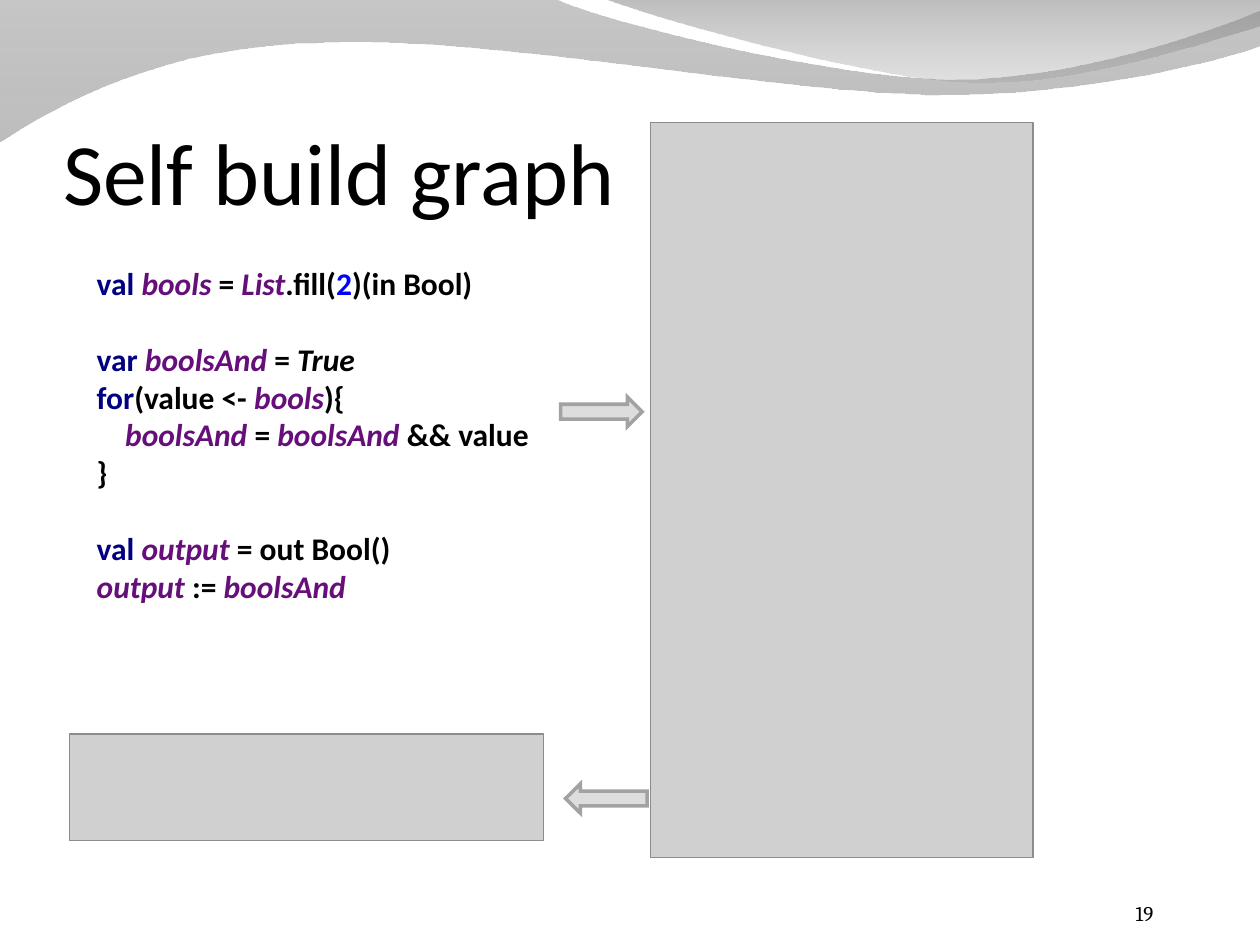
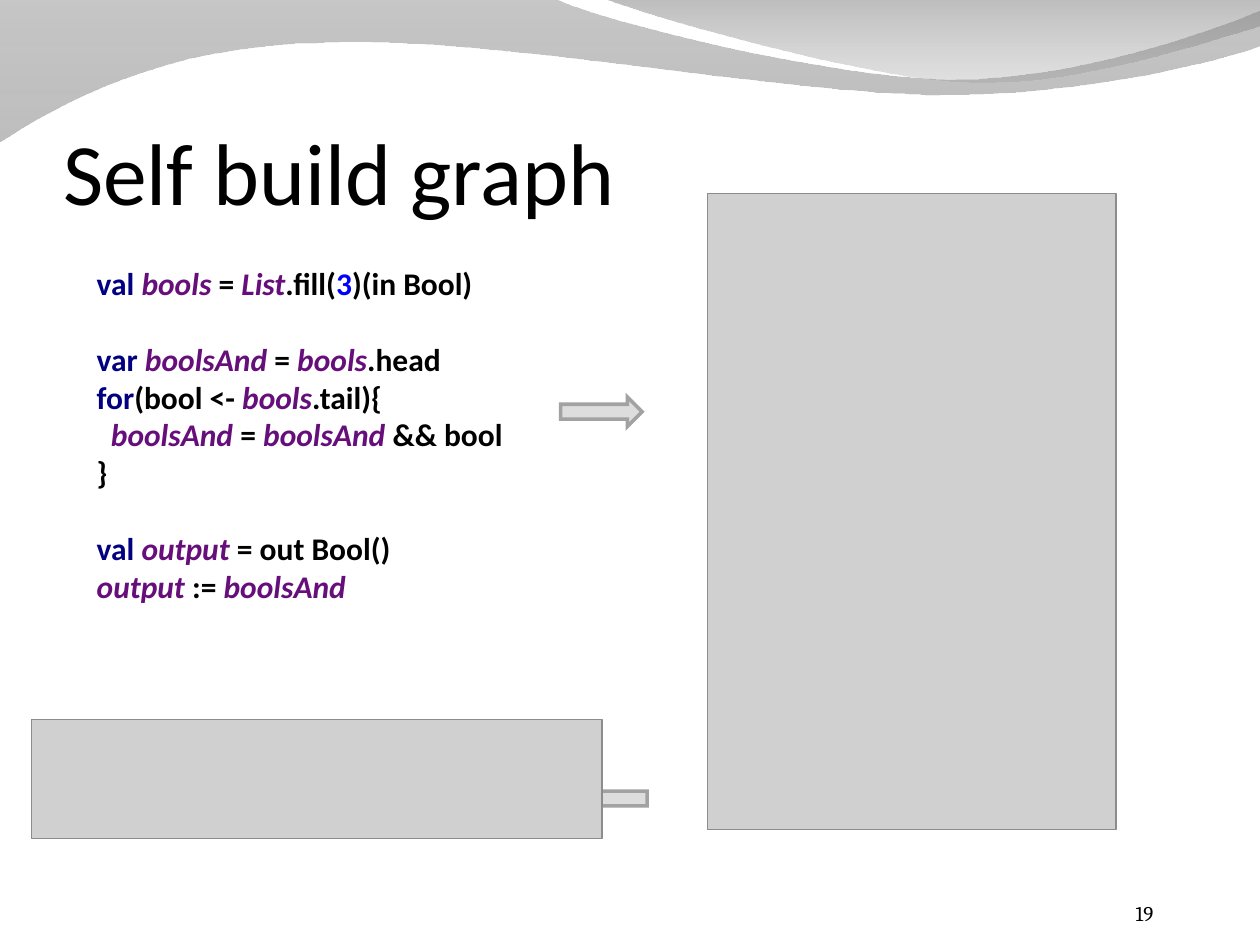
Before and after one commit to SpinalHDL/SpinalDoc, a slide deck: slide 19 of presentation/en/presentation_dsl.odp. Drawn at 1260x945 pixels with LibreOffice and Linux fonts; fonts in the diff are those of the drawing; grey boxes stand for pictures; background and template pictures are left out. Boxes give left, top, right and bottom in pixels: in the first picture for what was removed or moved away, otherwise in the second. Text is boxed around its words. In the diff, an @@ line names an element or a change of style, - is before the commit and + after.

```diff
--- a/presentation/en/presentation_dsl.odp
+++ b/presentation/en/presentation_dsl.odp
@@ picture: place and size @@
-picture at <box>69,735,543,840</box>
+picture at <box>708,193,1116,829</box>
@@ text at <box>97,272,502,603</box>: text changed; italic off @@
-val bools = List.fill(2)(in Bool)
-var boolsAnd = True
-for(value <- bools){
-boolsAnd = boolsAnd && value
-}
-val output = out Bool()
-output := boolsAnd
+val bools = List.fill(3)(in Bool)
+var boolsAnd = bools.head
+for(bool <- bools.tail){
+boolsAnd = boolsAnd && bool
+}
+val output = out Bool()
+output := boolsAnd
@@ picture: place and size @@
-picture at <box>650,122,1033,857</box>
+picture at <box>32,719,602,838</box>
```
Also in this commit, not shown: 6 other slides changed, 1 slide added, 13 slides removed, 1 other file.
